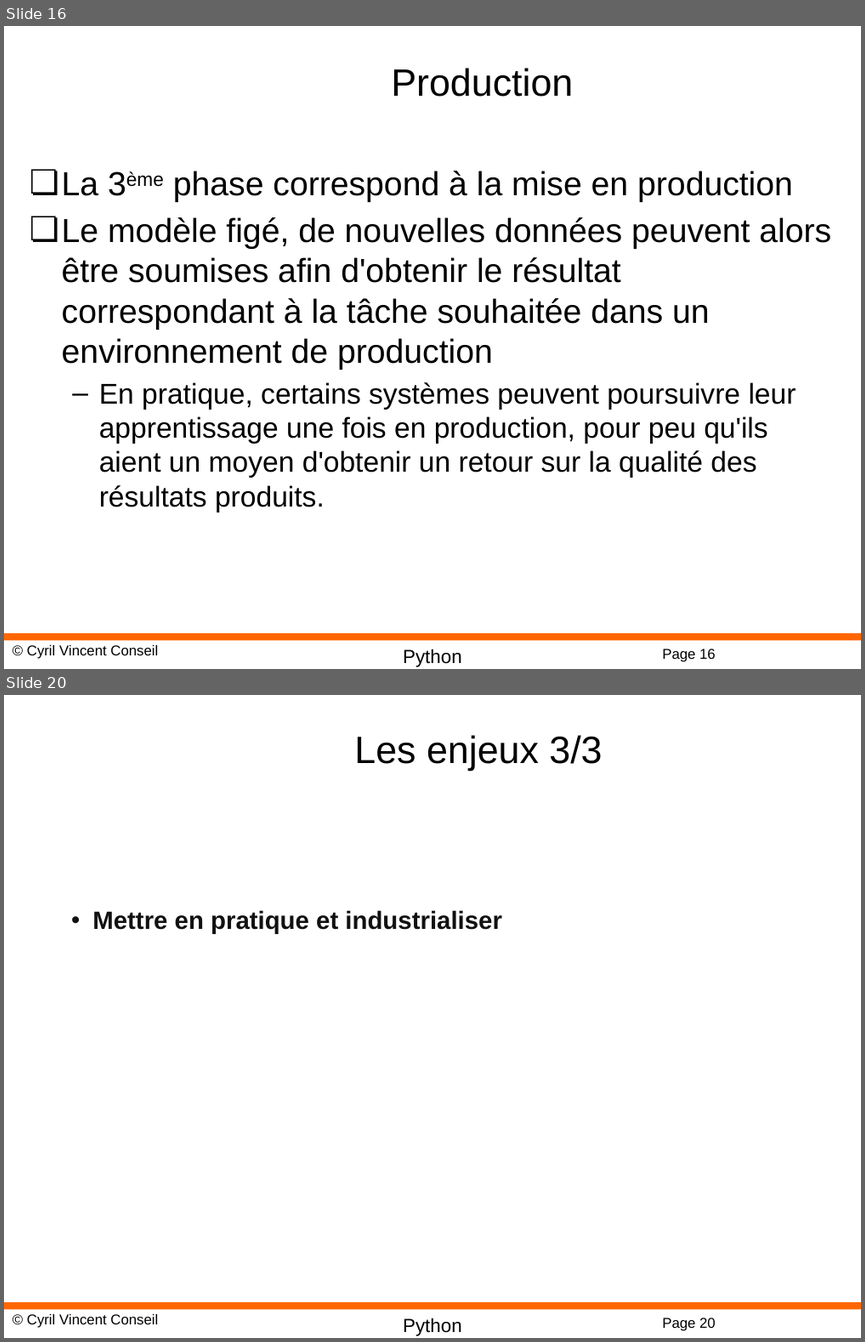
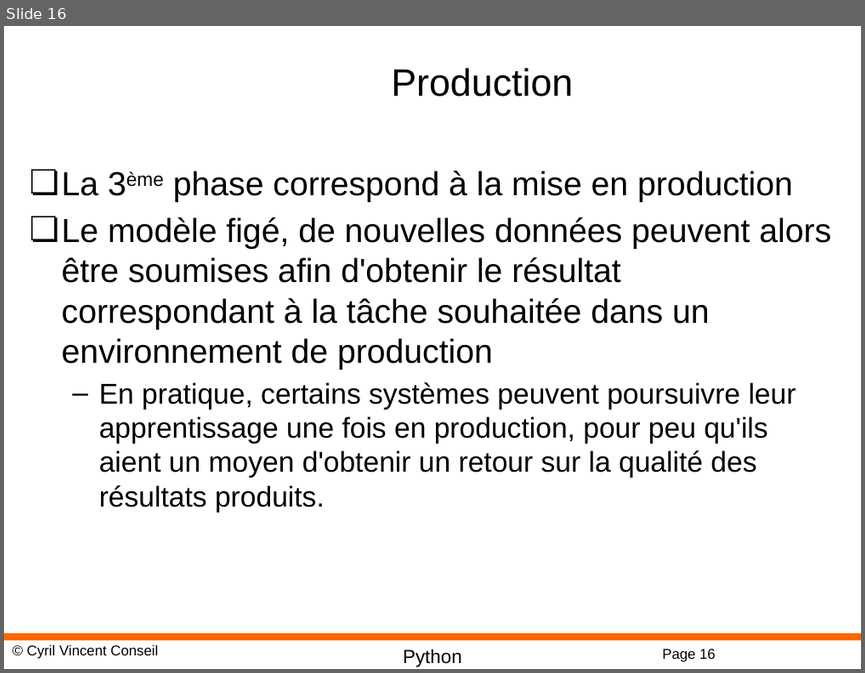
Before and after one commit to cyrilvincent/bigdata, a slide deck: ppt/BigData12-Project.pptx. Shown one above the other, each under a label of ours: slides 16 and 20 before the commit, slide 16 after it; the slides between them are not shown. The pictures are 865x1342 and 865x673 pixels, drawn with LibreOffice and Linux fonts; fonts in the diff are those of the drawing; background and template pictures are left out. Boxes give left, top, right and bottom in pixels: in the first picture for what was removed or moved away, otherwise in the second. Text is boxed around its words. In the diff, an @@ line names an element or a change of style, - is before the commit and + after.

```diff
--- a/ppt/BigData12-Project.pptx
+++ b/ppt/BigData12-Project.pptx
@@ slide 20 removed at box(4, 695, 861, 1338), background #FFFFFF; not listed: 4 template elements that a slide beside it also shows @@
@@ title removed at box(354, 735, 602, 771) @@
-Les enjeux 3/3
@@ text removed at box(92, 910, 501, 934) @@
-• Mettre en pratique et industrialiser
```
Also in this commit, not shown: 6 other slides removed, 14 other files.
